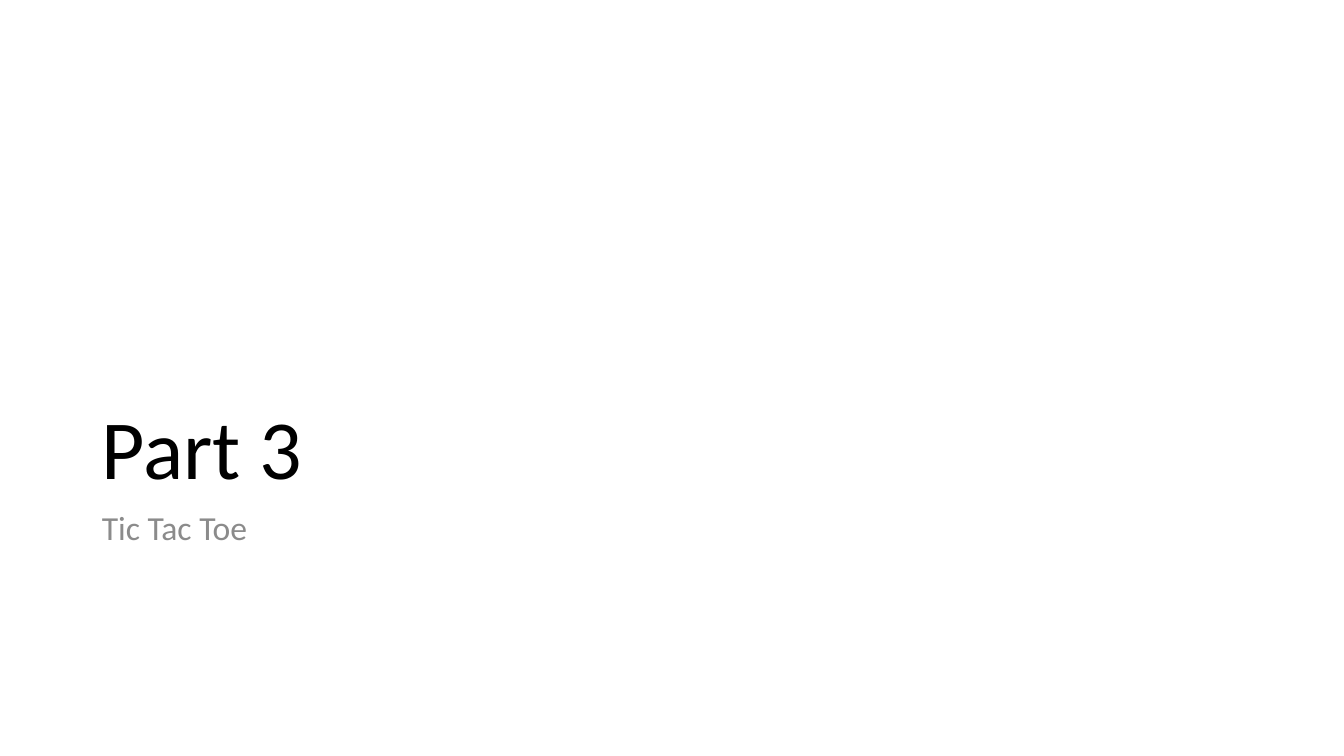
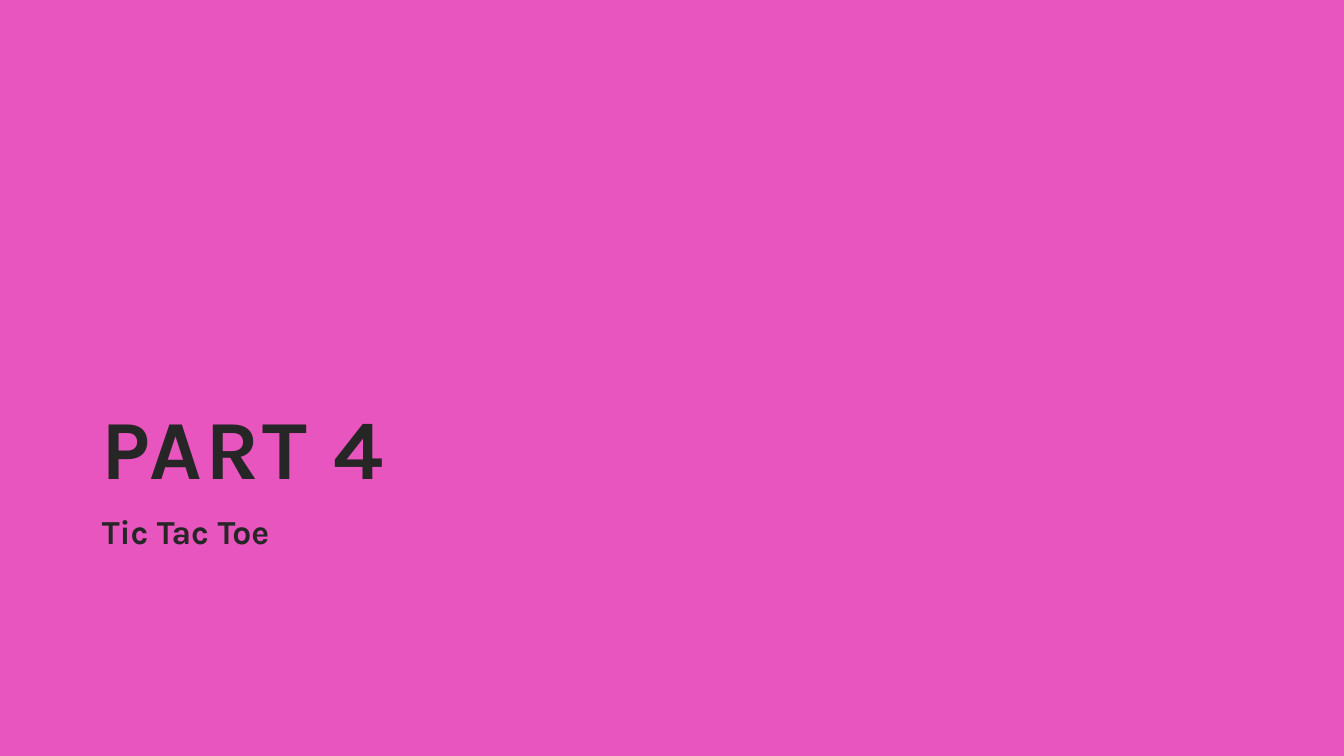
Before and after one commit to thatrandomfrenchdude/Think-Like-A-Programmer, a slide deck: slide 14 of PPT/TLAP_ppt.pptx (slide 12 before the commit). Drawn at 1344x756 pixels with LibreOffice and Linux fonts; fonts in the diff are those of the drawing. Boxes give left, top, right and bottom in pixels: in the first picture for what was removed or moved away, otherwise in the second. Text is boxed around its words. In the diff, an @@ line names an element or a change of style, - is before the commit and + after.

```diff
--- a/PPT/TLAP_ppt.pptx
+++ b/PPT/TLAP_ppt.pptx
@@ background #FFFFFF to #E955BE @@
@@ title at <box>102,424,383,479</box>: text changed; font Calibri to Karla; text colour #000000 to #262626; bold on @@
-Part 3
+PART 4
@@ text "Tic Tac Toe" at <box>102,520,270,545</box>: font Calibri to Karla, text colour #8C8C8C to #262626, bold on; line spacing 0.9 to 1; more space between paragraphs @@
```
Also in this commit, not shown: 12 other slides changed, 3 slides added, 4 other files.
